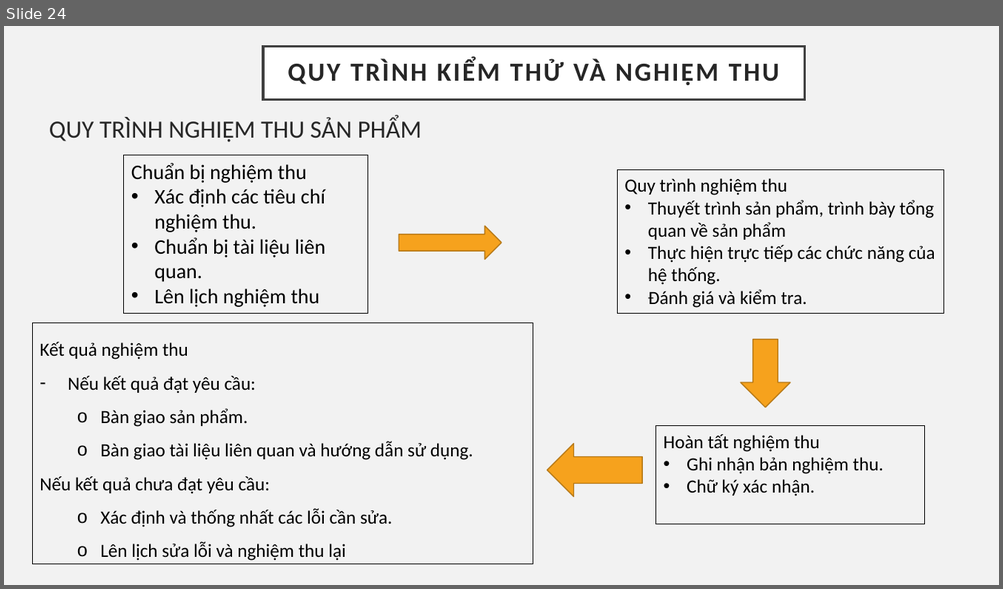
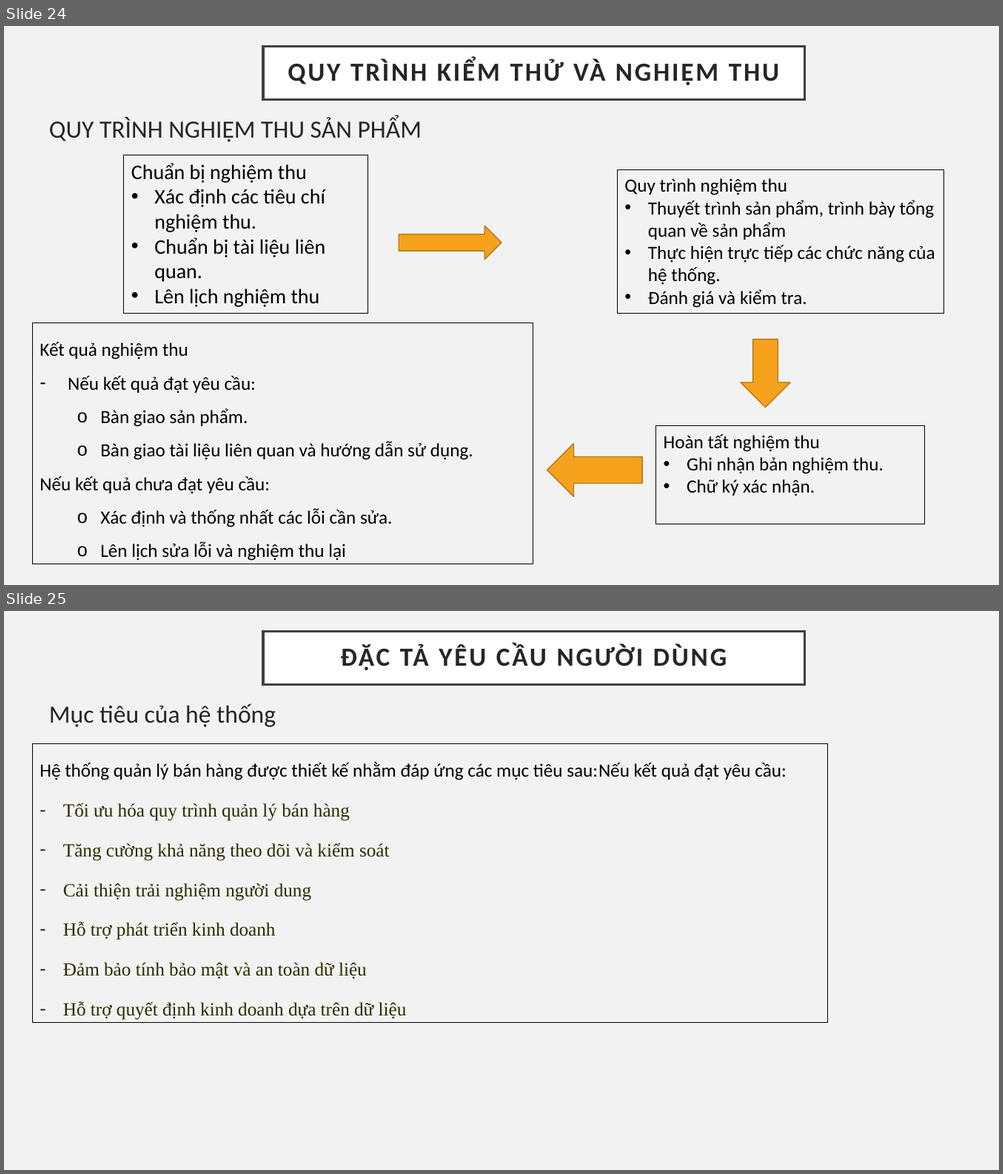
Before and after one commit to Tranngocphuc2003/BTL-CNPM, a slide deck: BTL Công nghệ phần mềm.pptx. Shown one above the other, each under a label of ours: slide 24 before the commit, slides 24 and 25 after it. The pictures are 1003x589 and 1003x1174 pixels, drawn with LibreOffice and Linux fonts; fonts in the diff are those of the drawing. Boxes give left, top, right and bottom in pixels: in the first picture for what was removed or moved away, otherwise in the second. Text is boxed around its words. In the diff, an @@ line names an element or a change of style, - is before the commit and + after.

```diff
--- a/BTL Công nghệ phần mềm.pptx
+++ b/BTL Công nghệ phần mềm.pptx
@@ slide 25 added at [4, 611, 999, 1170], background #F2F2F2 @@
@@ title added at [263, 631, 805, 684], fill #FFFFFF, outline #404040 2.5 pt, 25.2 pt, text #262626, bold @@
+ĐẶC TẢ YÊU CẦU NGƯỜI DÙNG
@@ text added at [49, 703, 276, 727], 24 pt, text #262626 @@
+Mục tiêu của hệ thống
@@ rectangle added at [32, 743, 827, 1023], outline #000000 0.75 pt, 18 pt, text #2B2B00 @@
+Hệ thống quản lý bán hàng được thiết kế nhằm đáp ứng các mục tiêu sau:Nếu kết quả đạt yêu cầu:
+– Tối ưu hóa quy trình quản lý bán hàng
+– Tăng cường khả năng theo dõi và kiểm soát
+– Cải thiện trải nghiệm người dung
+– Hỗ trợ phát triển kinh doanh
+– Đảm bảo tính bảo mật và an toàn dữ liệu
+– Hỗ trợ quyết định kinh doanh dựa trên dữ liệu
```
Also in this commit, not shown: 26 other slides added, 2 other files.
